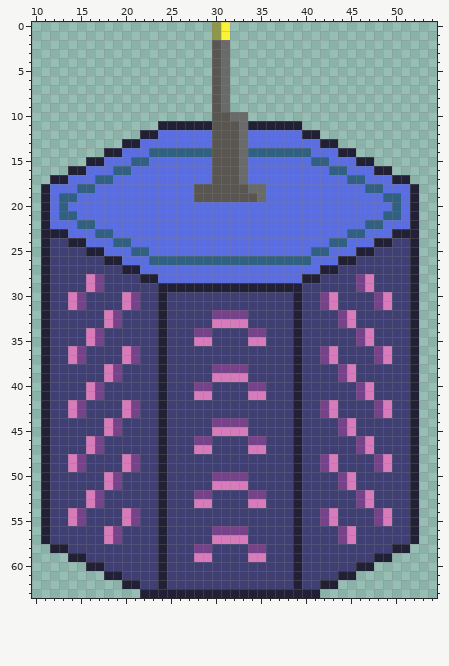
Pixel-art sprite -- assets/citadel.png. That is the earlier state.
The file is 64x64 pixels. Shown: x 10..54, y 0..63.
New version:
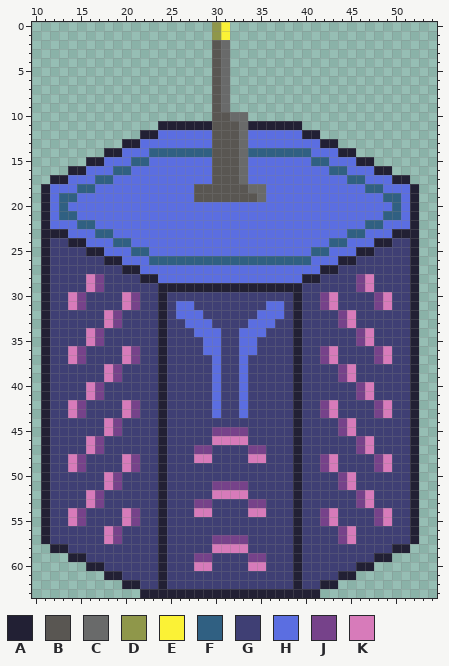
Palette (. is transparent): A #222034  B #595652  C #696a6a  D #8f974a  E #fbf236  F #306082  G #3f3f74  H #5b6ee1  J #76428a  K #d77bba
Difference:
{"y":31,"x":26,"old":"GG","new":"HH"}
{"y":31,"x":36,"old":"GG","new":"HH"}
{"y":32,"x":26,"old":"GGG","new":"HHH"}
{"y":32,"x":30,"old":"JJJJ","new":"GGGG"}
{"y":32,"x":35,"old":"GGG","new":"HHH"}
{"y":33,"x":27,"old":"GGGKKKKGGG","new":"HHHGGGGHHH"}
{"y":34,"x":28,"old":"JJG","new":"HHH"}
{"y":34,"x":33,"old":"GJJ","new":"HHH"}
{"y":35,"x":28,"old":"KKG","new":"GHH"}
{"y":35,"x":33,"old":"GKK","new":"HHG"}
{"y":36,"x":29,"old":"GG","new":"HH"}
{"y":36,"x":33,"old":"GG","new":"HH"}
{"y":37,"x":30,"old":"G","new":"H"}
{"y":37,"x":33,"old":"G","new":"H"}
{"y":38,"x":30,"old":"JJJJ","new":"HGGH"}
{"y":39,"x":30,"old":"KKKK","new":"HGGH"}
{"y":40,"x":28,"old":"JJG","new":"GGH"}
{"y":40,"x":33,"old":"GJJ","new":"HGG"}
{"y":41,"x":28,"old":"KKG","new":"GGH"}
{"y":41,"x":33,"old":"GKK","new":"HGG"}
{"y":42,"x":30,"old":"G","new":"H"}
{"y":42,"x":33,"old":"G","new":"H"}
{"y":43,"x":30,"old":"G","new":"H"}
{"y":43,"x":33,"old":"G","new":"H"}
{"y":44,"x":30,"old":"JJJJ","new":"GGGG"}
{"y":45,"x":30,"old":"KKKK","new":"JJJJ"}
{"y":46,"x":28,"old":"JJGGGGJJ","new":"GGKKKKGG"}
{"y":47,"x":28,"old":"KK","new":"JJ"}
{"y":47,"x":34,"old":"KK","new":"JJ"}
{"y":48,"x":28,"old":"GG","new":"KK"}
{"y":48,"x":34,"old":"GG","new":"KK"}
{"y":50,"x":30,"old":"JJJJ","new":"GGGG"}
{"y":51,"x":30,"old":"KKKK","new":"JJJJ"}
{"y":52,"x":28,"old":"JJGGGGJJ","new":"GGKKKKGG"}
{"y":53,"x":28,"old":"KK","new":"JJ"}
{"y":53,"x":34,"old":"KK","new":"JJ"}
{"y":54,"x":28,"old":"GG","new":"KK"}
{"y":54,"x":34,"old":"GG","new":"KK"}
{"y":56,"x":30,"old":"JJJJ","new":"GGGG"}
{"y":57,"x":30,"old":"KKKK","new":"JJJJ"}
{"y":58,"x":28,"old":"JJGGGGJJ","new":"GGKKKKGG"}
{"y":59,"x":28,"old":"KK","new":"JJ"}
{"y":59,"x":34,"old":"KK","new":"JJ"}
{"y":60,"x":28,"old":"GG","new":"KK"}
{"y":60,"x":34,"old":"GG","new":"KK"}
